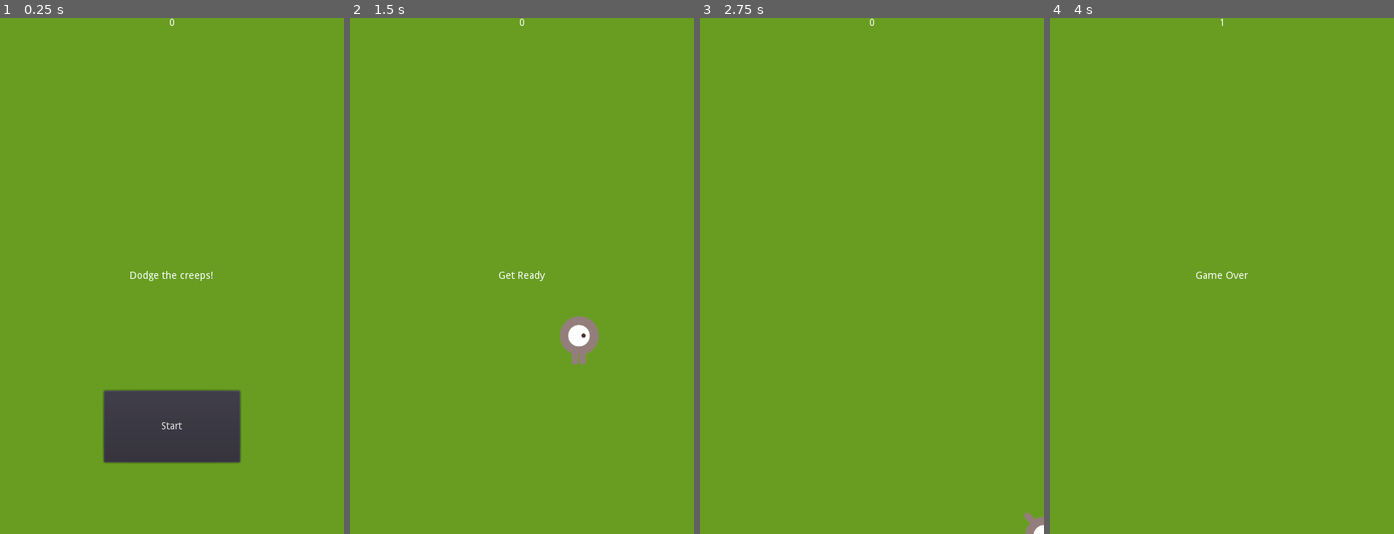
Above: before the commit, frames 1-4 (left to right).
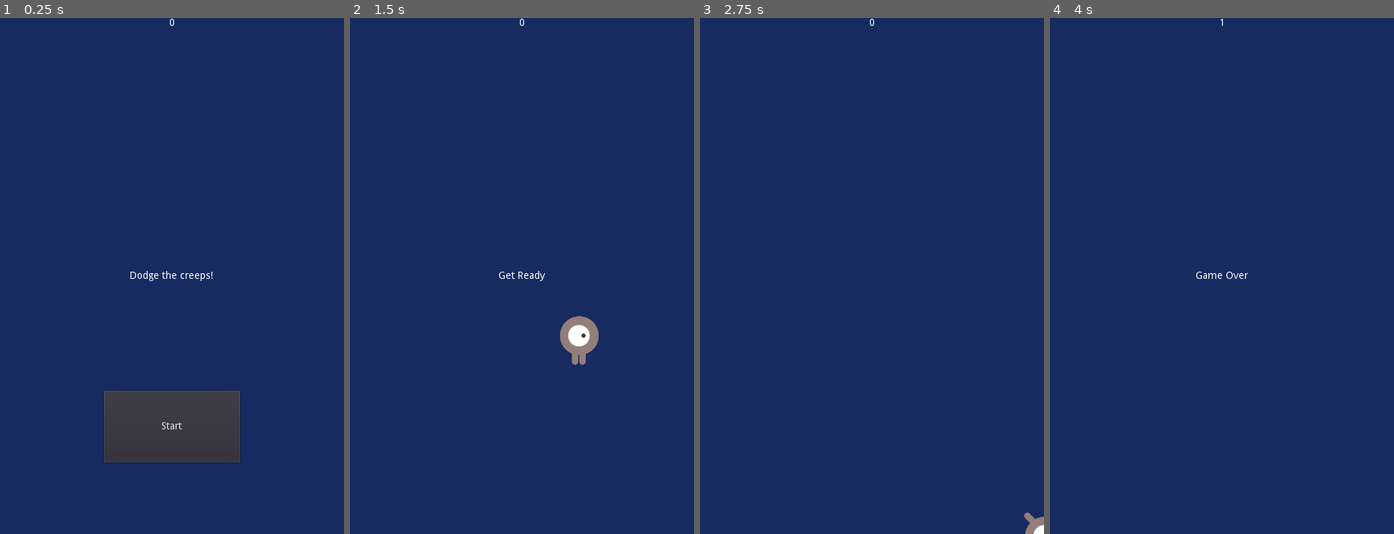
Above: after the commit, the same moments.

Repository: ltabis/godot-dodge-the-creeps
Game: Godot game, scene res://scenes/Main.tscn
Two runs of this game, one before a commit and one after it. Both use one fixed random seed, a clock stepped at 60 frames per second and the inputs below.
Inputs:
- Up to frame 1 (0.25 s): no input
- Up to frame 2 (1.5 s): click "Start" at 0.5 s; tap Enter at 1.25 s; hold Right (ui_right) from 1.28 s (still down)
- Up to frame 3 (2.75 s): release Right (ui_right) at 2.03 s; hold Down (ui_down) from 2.03 s (still down)
- Up to frame 4 (4 s): release Down (ui_down) at 2.78 s; hold Right (ui_right) 2.78-3.53 s; hold Up (ui_up) from 3.53 s (still down)

The runs differ from the first frame. In frame 1, 94% of the frame differs, in the area x 0-100%, y 0-100%; in frame 2, 99%; in frame 3, 100%; in frame 4, 100%.

Commit message:
:alembic: added horrible sound design.

Diff:
--- a/scenes/Main.gd
+++ b/scenes/Main.gd
@@ -11,6 +11,9 @@
 	$StartTimer.stop()
 	$MobTimer.stop()
 
+	$Music.stop()
+	$DeathSound.play()
+
 	get_tree().call_group("mobs", "queue_free")
 	$HUD.show_game_over()
 
@@ -18,6 +21,8 @@
 	score = 0
 	$Player.start($StartPosition.position)
 	$StartTimer.start()
+
+	$Music.play()
 
 	$HUD.update_score(score)
 	$HUD.show_message("Get Ready")
--- a/scenes/Main.tscn
+++ b/scenes/Main.tscn
@@ -1,9 +1,11 @@
-[gd_scene load_steps=6 format=2]
+[gd_scene load_steps=8 format=2]
 
 [ext_resource path="res://scenes/Player.tscn" type="PackedScene" id=1]
 [ext_resource path="res://scenes/Main.gd" type="Script" id=2]
 [ext_resource path="res://scenes/Mob.tscn" type="PackedScene" id=3]
 [ext_resource path="res://scenes/HUD.tscn" type="PackedScene" id=4]
+[ext_resource path="res://assets/art/House In a Forest Loop.ogg" type="AudioStream" id=5]
+[ext_resource path="res://assets/art/gameover.wav" type="AudioStream" id=6]
 
 [sub_resource type="Curve2D" id=1]
 _data = {
@@ -17,7 +19,7 @@
 [node name="ColorRect" type="ColorRect" parent="."]
 anchor_right = 1.0
 anchor_bottom = 1.0
-color = Color( 0.411765, 0.619608, 0.137255, 1 )
+color = Color( 0.0941176, 0.172549, 0.380392, 1 )
 __meta__ = {
 "_edit_use_anchors_": false
 }
@@ -42,6 +44,12 @@
 [node name="MobSpawnLocation" type="PathFollow2D" parent="MobPath"]
 
 [node name="HUD" parent="." instance=ExtResource( 4 )]
+
+[node name="Music" type="AudioStreamPlayer2D" parent="."]
+stream = ExtResource( 5 )
+
+[node name="DeathSound" type="AudioStreamPlayer2D" parent="."]
+stream = ExtResource( 6 )
 [connection signal="hit" from="Player" to="." method="game_over"]
 [connection signal="timeout" from="MobTimer" to="." method="_on_MobTimer_timeout"]
 [connection signal="timeout" from="ScoreTimer" to="." method="_on_ScoreTimer_timeout"]
